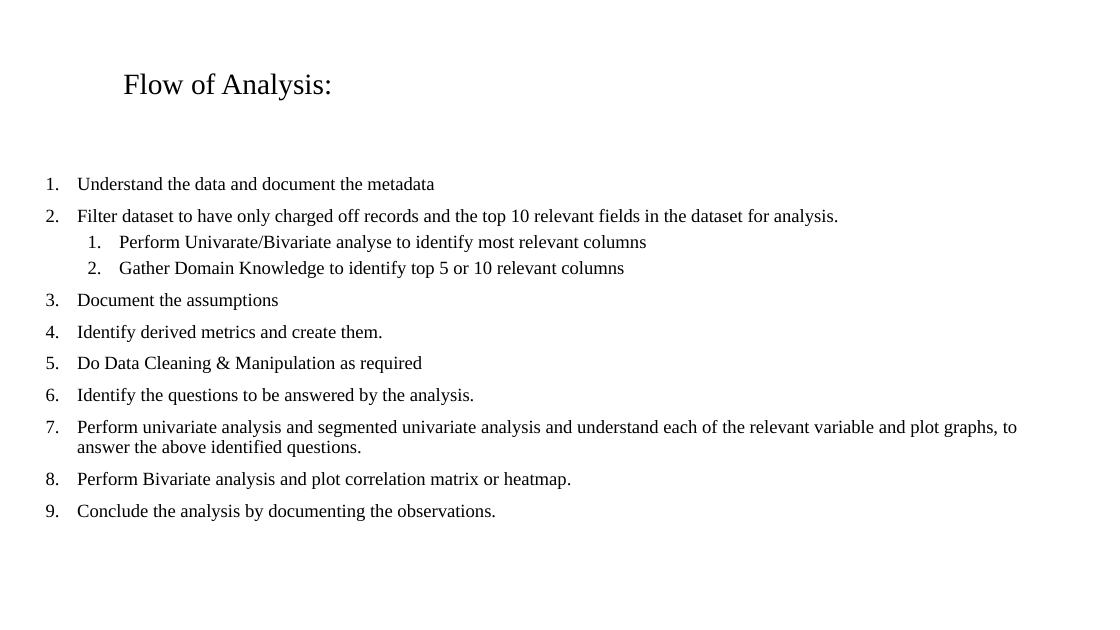
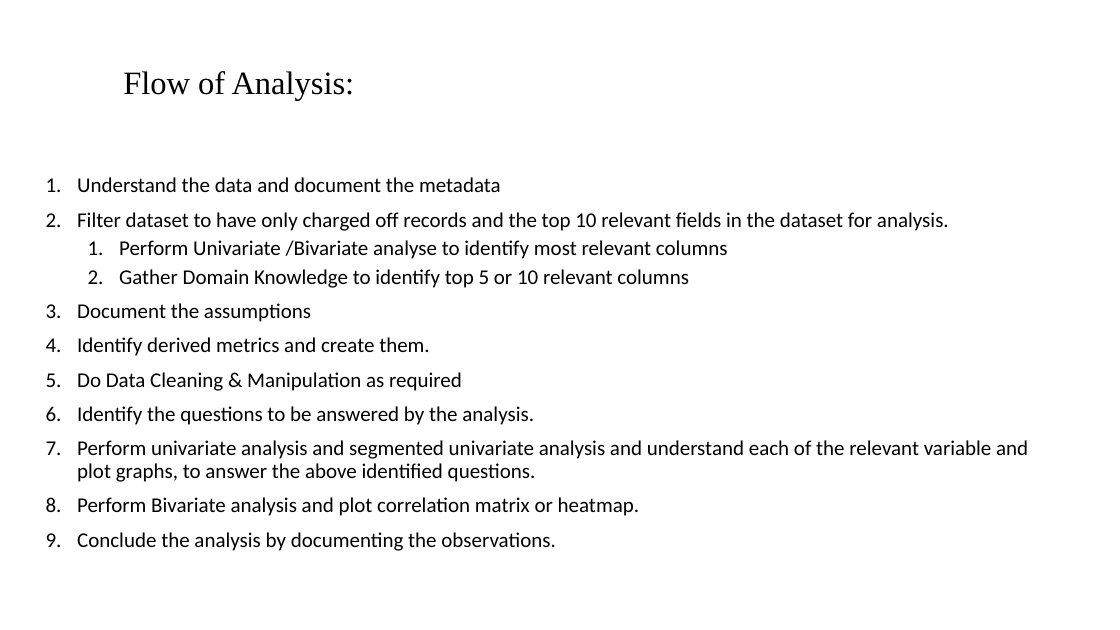
Before and after one commit to pkurumbudel/EDACaseStudy, a slide deck: slide 4 of EDA_Presentation.pptx (slide 3 before the commit). Drawn at 1120x630 pixels with LibreOffice and Linux fonts; fonts in the diff are those of the drawing; background and template pictures are left out. Boxes give left, top, right and bottom in pixels: in the first picture for what was removed or moved away, otherwise in the second. Text is boxed around its words. In the diff, an @@ line names an element or a change of style, - is before the commit and + after.

Commit message:
Added problem statement in the ppt, removed bankurrptices cleaning in py script

```diff
--- a/EDA_Presentation.pptx
+++ b/EDA_Presentation.pptx
@@ title "Flow of Analysis:" at (123, 71, 355, 100): size 25.2 to 27.9 pt @@
@@ text at (77, 177, 1028, 551): size 16 to 18 pt, font Times New Roman to Calibri @@
@@ text at (119, 240, 728, 259): text changed; size 16 to 18 pt; font Times New Roman to Calibri @@
-  1. Perform Univarate/Bivariate analyse to identify most relevant columns
+  1. Perform Univariate /Bivariate analyse to identify most relevant columns
```
Also in this commit, not shown: 2 other slides changed, 2 slides added, 1 slide removed, 1 other file.
